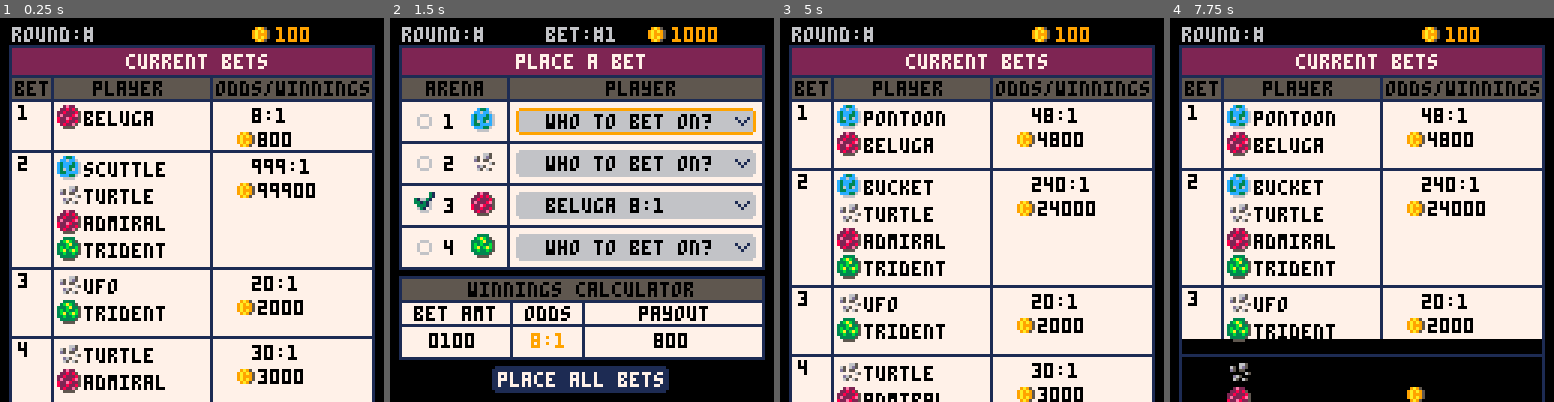
Above: before the commit, frames 1-4 (left to right).
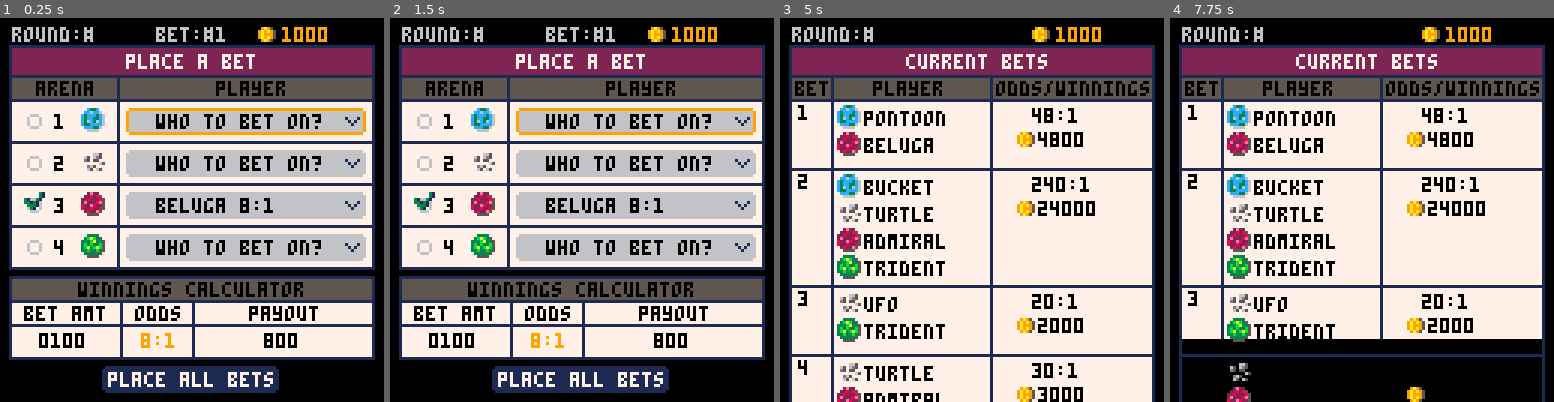
Above: after the commit, the same moments.

Repository: suspicious-smoke/club-bets-pico8
Game: PICO-8 cartridge club-bets.p8
Two runs of this game, one before a commit and one after it. Both use one fixed random seed, a clock stepped at 60 frames per second and the inputs below.
Inputs:
- Up to frame 1 (0.25 s): no input
- Up to frame 2 (1.5 s): tap X (X key) at 0.33, 1.07 s; tap O (Z key) at 0.7 s
- Up to frame 3 (5 s): hold Right 1.6-2.1 s; tap O (Z key) every 0.4 s from 1.7 to 4.9 s; tap X (X key) at 1.85, 2.97, 4.08 s; hold Up 2.15-2.42 s; hold Right 2.47-3.03 s; hold Left 3.08-3.58 s; hold Down 3.63-3.97 s; hold Right 4.02-4.68 s; hold Up from 4.73 s (still down)
- Up to frame 4 (7.75 s): release Up at 5.03 s; hold Left 5.08-5.68 s; tap X (X key) at 5.2, 6.32, 7.43 s; tap O (Z key) every 0.4 s from 5.3 to 7.7 s; hold Down 5.73-6.03 s; hold Right 6.08-6.58 s; hold Right 6.63-7.13 s; hold Up 7.18-7.45 s; hold Right from 7.5 s (still down)

The runs differ from the first frame. In frame 1, 50% of the frame differs, in the area x 2-98%, y 2-100%; in frame 2, nothing differs; in frame 3, less than 0.1%; in frame 4, less than 0.1%.

Commit message:
add user money

Diff:
--- a/club-bets.p8
+++ b/club-bets.p8
@@ -91,7 +91,7 @@
 		{"pontoon","ptn",14},
 		{"sailer","slr",15},
 		{"bucket","bkt",16},
-		{"pod engine","pde",17},
+		{"pod eng","pde",17},
 		{"merchant","mch",10},
 		{"scuttle","sct",11},
 		{"beluga","blg",12},
@@ -105,7 +105,7 @@
 	arenas={}
 	odds={}
 	bet_odds={}
-
+	money={1,0,0,0}
 	--used the helpful table from https://gurpsland.no-ip.org/articles/d6chance.htm
 	d6x3={
 		0,0,.0046,.0139,.0278,.0463,.0694,.0972,.1157,.1250,
@@ -118,10 +118,10 @@
 	_drw=blank
 	fill_arenas()
 	dummy_bets()
-	init_quickbetpage()
+	--init_quickbetpage()
 	--init_ticket()
 	init_betpage()
-	init_confirm()
+	--init_confirm()
 end
 
 function dummy_bets()
@@ -249,7 +249,7 @@
 	print("round:#",4,3+bet_off,6)
 	print("bet:#"..bet_sel,52,3+bet_off,6+3*bet_off)
 	spr(108,85,1+bet_off)--coin
-	print("1000",94,3+bet_off,9)
+	print(arr_to_str(money,true),94,3+bet_off,9)
 	rrectfill(4,10+bet_off,120,74,0,7)--ticket
 	rrect(3,9+bet_off,122,75,0,1)--outline
 	rrectfill(4,10+bet_off,120,9,0,2)--red area
@@ -367,8 +367,8 @@
 function drw_confirm()
 	print("round:#",4,3-scroller,6)
 
-	spr(108,83,1-scroller)--money
-	print("100",92,3-scroller,9)--my money
+	spr(108,83,1-scroller)--coin
+	print(arr_to_str(money,true),92,3-scroller,9)--my money
 	rrectfill(4,10-scroller,120,max_scroll+97,0,7)--ticket
 	rrect(3,9-scroller,122,10,0,1)--outline
 	rrectfill(4,10-scroller,120,9,0,2)--red area
